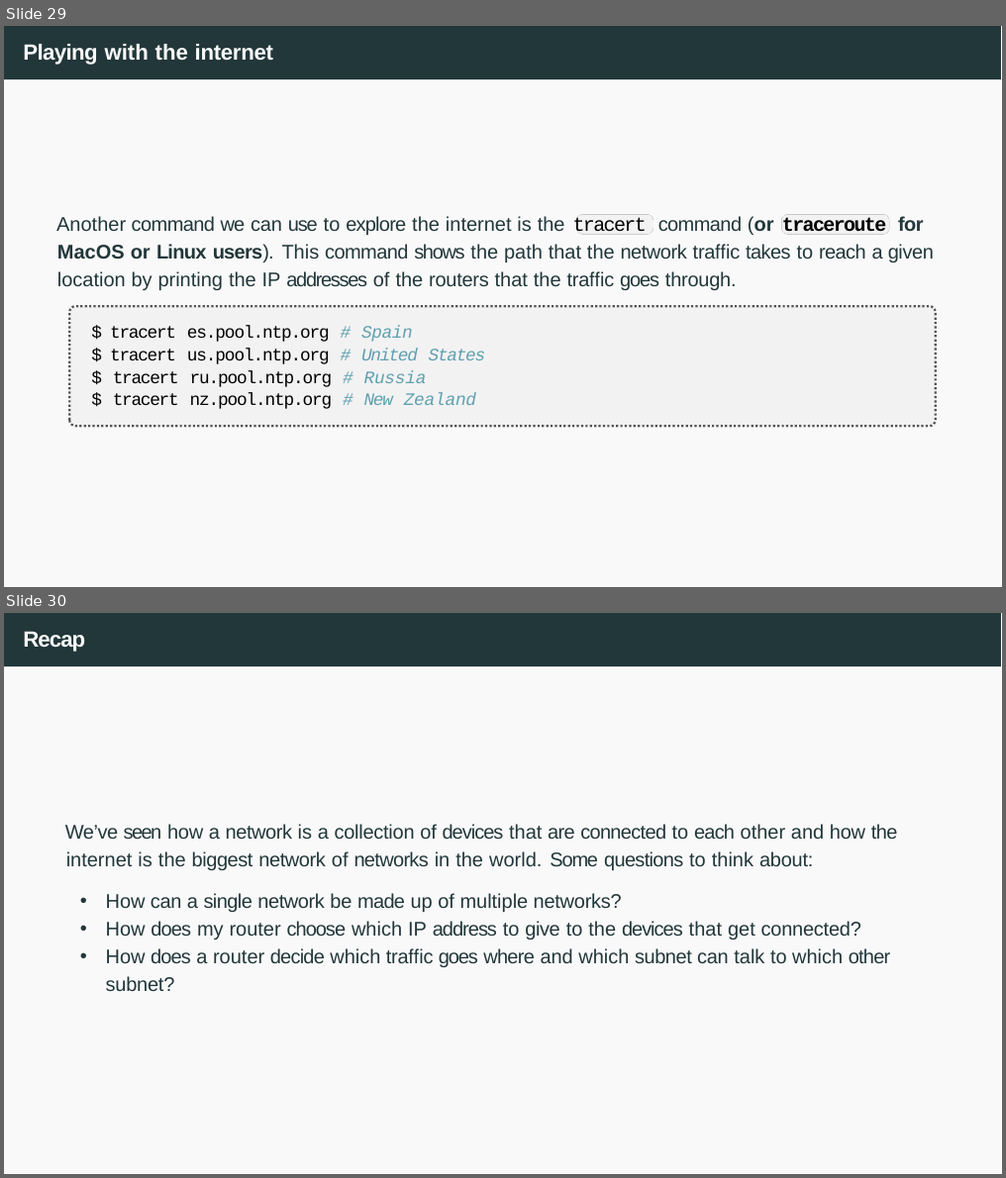
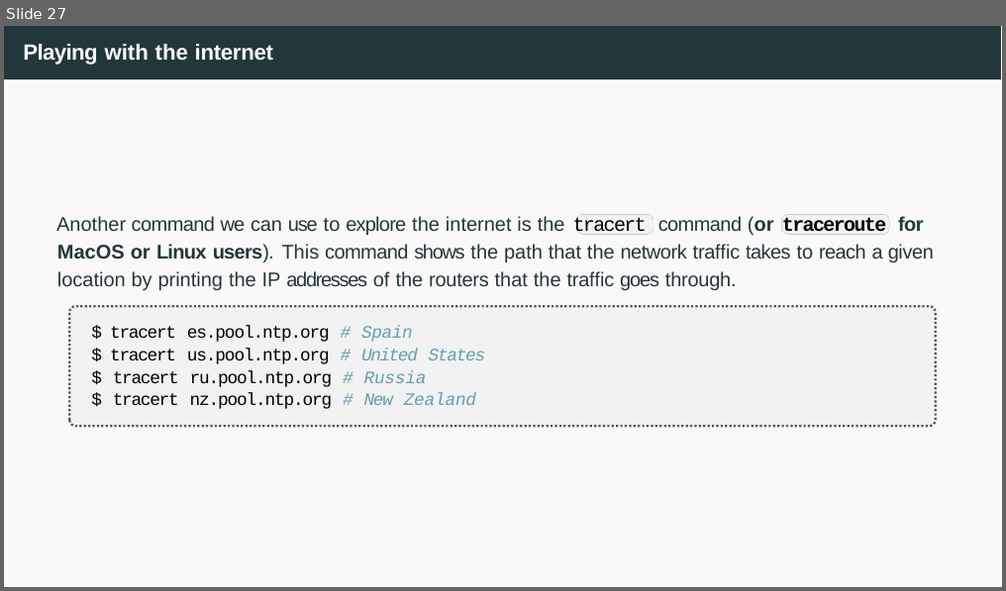
Before and after one commit to francescsolsonatehas/HPDCB, a slide deck: src/slides/Session 6 & 7 - AWS Networking-2026.pptx. Shown one above the other, each under a label of ours: slides 29 and 30 before the commit, slide 27 after it. The pictures are 1006x1178 and 1006x591 pixels, drawn with LibreOffice and Linux fonts; fonts in the diff are those of the drawing. Boxes give left, top, right and bottom in pixels: in the first picture for what was removed or moved away, otherwise in the second. Text is boxed around its words. In the diff, an @@ line names an element or a change of style, - is before the commit and + after.

```diff
--- a/src/slides/Session 6 & 7 - AWS Networking-2026.pptx
+++ b/src/slides/Session 6 & 7 - AWS Networking-2026.pptx
@@ slide 30 removed at box(4, 613, 1002, 1174), background #FFFFFF; not listed: 2 template elements that a slide beside it also shows @@
@@ title removed at box(23, 631, 85, 652) @@
-Recap
@@ text removed at box(65, 824, 898, 991) @@
-We’ve seen how a network is a collection of devices that are connected to each other and how the internet is the biggest network of networks in the world. Some questions to think about:
-• How can a single network be made up of multiple networks?
-• How does my router choose which IP address to give to the devices that get connected?
-• How does a router decide which traﬀic goes where and which subnet can talk to which other subnet?
@@ what was slide 29 is now slide 27 @@
```
Also in this commit, not shown: 3 slides changed, 4 other slides removed, 1 other file.
